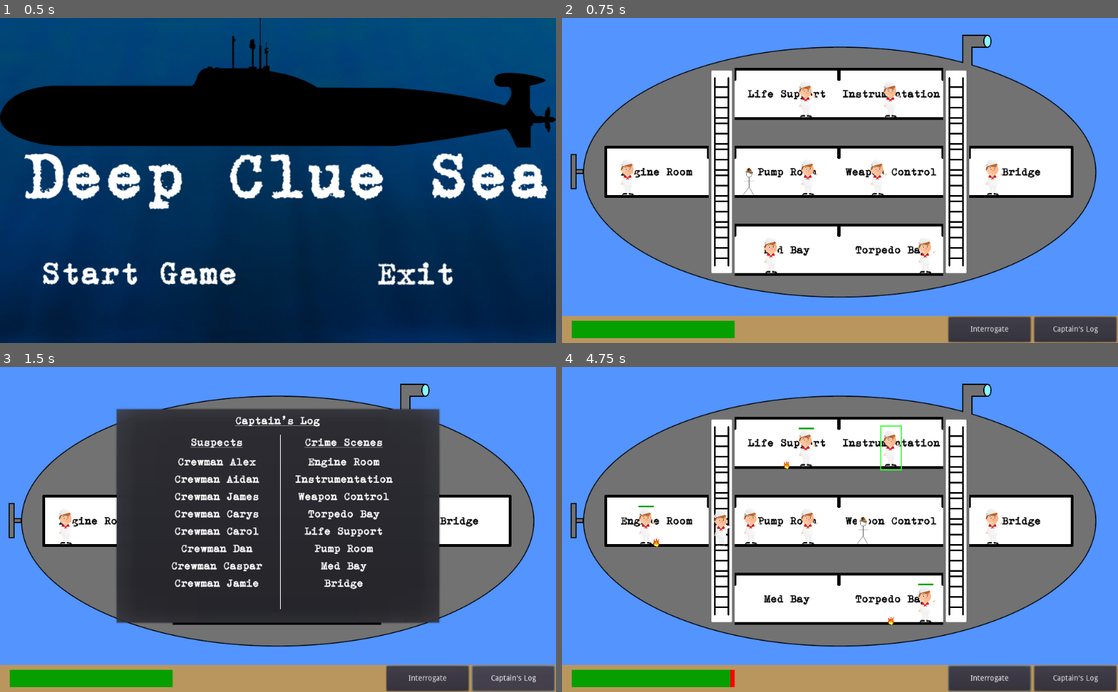
Above: before the commit, frames 1-4 (two rows, left to right).
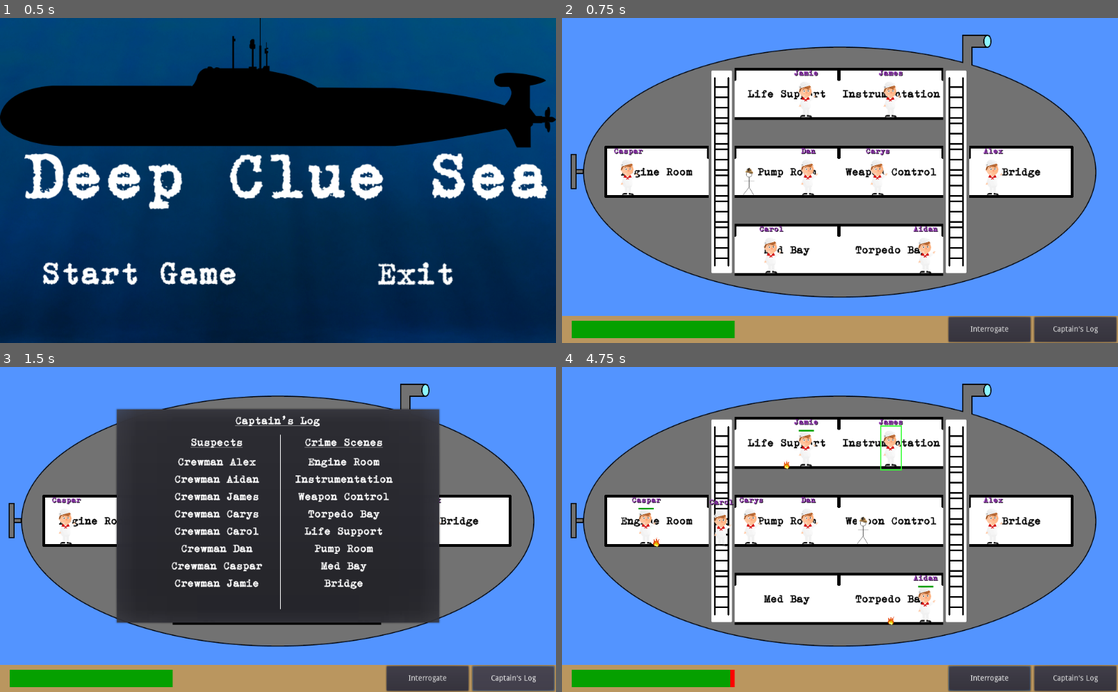
Above: after the commit, the same moments.

Repository: danielcannell/deep-clue-sea
Game: Godot game, scene res://menu/StartMenu.tscn
The game is run twice, just before and just after one commit, with the same random seed, the same clock (stepped at 60 frames per second) and the same inputs.
Inputs (mouse positions are in pixels of both pictures, inside the frame that each line leads up to):
- Up to frame 1 (0.5 s): no input
- Up to frame 2 (0.75 s): click (701, 274) at 0.5 s
- Up to frame 3 (1.5 s): click "Captain's Log" at 1.25 s
- Up to frame 4 (4.75 s): click "Interrogate" at 2 s; tap Enter at 2.75 s; move the mouse to (656, 519) at 2.77 s; hold D (move_right) 2.78-4.28 s; click (656, 519) at 2.92 s; tap W (jump) at 3.02, 3.77 s; move the mouse to (890, 441) at 3.52 s; click (890, 441) at 3.67 s; move the mouse to (890, 519) at 4.27 s; hold A (move_left) from 4.28 s (still down); click (890, 519) at 4.42 s

Frame 1 is identical in both runs. In frame 2, 0.4% of the frame differs, in the area x 9-80%, y 16-66%; in frame 3, less than 0.1%; in frame 4, 0.6%, in the area x 12-80%, y 16-68%.

Commit message:
Add nameplates, rename font

Diff:
--- /dev/null
+++ b/External Resources/Fonts/GNUTypewriter14pt.tres
@@ -0,0 +1,11 @@
+[gd_resource type="DynamicFont" load_steps=2 format=2]
+
+[ext_resource path="res://External Resources/Fonts/gtw.ttf" type="DynamicFontData" id=1]
+
+[resource]
+
+size = 14
+use_mipmaps = false
+use_filter = false
+font_data = ExtResource( 1 )
+_sections_unfolded = [ "Font", "Resource", "Settings" ]
--- a/GameOver.tscn
+++ b/GameOver.tscn
@@ -2,7 +2,8 @@
 
 [ext_resource path="res://GameOver.gd" type="Script" id=1]
 [ext_resource path="res://External Resources/Fonts/GNUTypewriter72pt.tres" type="DynamicFont" id=2]
-[ext_resource path="res://External Resources/Fonts/GNUTypewriter48pt.tres" type="DynamicFont" id=3]
+[ext_resource path="res://External Resources/Fonts/GNUTypewriter20pt.tres" type="DynamicFont" id=3]
+
 
 [node name="Container" type="Container" index="0"]
 
--- a/WinScreen.tscn
+++ b/WinScreen.tscn
@@ -2,7 +2,8 @@
 
 [ext_resource path="res://WinScreen.gd" type="Script" id=1]
 [ext_resource path="res://External Resources/Fonts/GNUTypewriter72pt.tres" type="DynamicFont" id=2]
-[ext_resource path="res://External Resources/Fonts/GNUTypewriter48pt.tres" type="DynamicFont" id=3]
+[ext_resource path="res://External Resources/Fonts/GNUTypewriter20pt.tres" type="DynamicFont" id=3]
+
 
 [node name="Container" type="Container"]
 
--- a/crewmen/Crewman.gd
+++ b/crewmen/Crewman.gd
@@ -13,7 +13,7 @@
 signal clicked(c)
 
 # Each crewman has a name, and is the traitor or not
-var crew_name = null
+var crew_name = null setget set_crewname
 var traitor = false
 var hitpoints = Globals.CREW_MAX_HITPOINTS
 var happiness = 1.0
@@ -40,6 +40,10 @@
 
 func _ready():
     deselect()
+
+func set_crewname(txt):
+    crew_name = txt
+    get_node("Nameplate").text = txt
 
 func get_random_pos_in_room(room):
     return room.centre_position() + Vector2(rand_range(-85, 85), 0)
--- a/crewmen/Crewman.tscn
+++ b/crewmen/Crewman.tscn
@@ -1,9 +1,10 @@
-[gd_scene load_steps=7 format=2]
+[gd_scene load_steps=8 format=2]
 
 [ext_resource path="res://crewmen/Crewman.gd" type="Script" id=1]
 [ext_resource path="res://External Resources/Images/sailor.png" type="Texture" id=2]
 [ext_resource path="res://crewmen/pathplanner.gd" type="Script" id=3]
 [ext_resource path="res://crewmen/Healthbar.gd" type="Script" id=4]
+[ext_resource path="res://External Resources/Fonts/GNUTypewriter14pt.tres" type="DynamicFont" id=5]
 
 [sub_resource type="SpriteFrames" id=1]
 
@@ -20,7 +21,7 @@
 radius = 65.0
 height = 250.0
 
-[node name="Crewman" type="Area2D"]
+[node name="Crewman" type="Area2D" index="0"]
 
 input_pickable = true
 gravity_vec = Vector2( 0, 1 )
@@ -64,7 +65,7 @@
 
 [node name="Healthbar" type="Node2D" parent="." index="4"]
 
-position = Vector2( 0, -72 )
+position = Vector2( 0, -68 )
 script = ExtResource( 4 )
 _sections_unfolded = [ "Transform" ]
 __meta__ = {
@@ -107,4 +108,30 @@
 color = Color( 0.0196533, 0.628906, 0, 1 )
 _sections_unfolded = [ "Rect" ]
 
+[node name="Nameplate" type="Label" parent="." index="5"]
+
+anchor_left = 0.0
+anchor_top = 0.0
+anchor_right = 0.0
+anchor_bottom = 0.0
+margin_left = -42.0
+margin_top = -93.0
+margin_right = 42.0
+margin_bottom = -65.0
+rect_pivot_offset = Vector2( 0, 0 )
+rect_clip_content = false
+mouse_filter = 2
+mouse_default_cursor_shape = 0
+size_flags_horizontal = 1
+size_flags_vertical = 4
+custom_fonts/font = ExtResource( 5 )
+custom_colors/font_color = Color( 0.588437, 0.217361, 0.722656, 1 )
+custom_colors/font_color_shadow = Color( 0, 0, 0, 1 )
+text = "Michael"
+align = 1
+percent_visible = 1.0
+lines_skipped = 0
+max_lines_visible = -1
+_sections_unfolded = [ "custom_colors", "custom_fonts" ]
+
 [connection signal="hitpoints_update" from="." to="Healthbar" method="_on_Crewman_hitpoints_update"]
--- a/hud/LogEntry.tscn
+++ b/hud/LogEntry.tscn
@@ -1,7 +1,8 @@
 [gd_scene load_steps=3 format=2]
 
 [ext_resource path="res://hud/LogEntry.gd" type="Script" id=1]
-[ext_resource path="res://External Resources/Fonts/GNUTypewriter48pt.tres" type="DynamicFont" id=2]
+[ext_resource path="res://External Resources/Fonts/GNUTypewriter20pt.tres" type="DynamicFont" id=2]
+
 
 [node name="Container" type="CenterContainer"]
 
--- a/hud/LogPopup.tscn
+++ b/hud/LogPopup.tscn
@@ -1,7 +1,8 @@
 [gd_scene load_steps=3 format=2]
 
 [ext_resource path="res://hud/LogPopup.gd" type="Script" id=1]
-[ext_resource path="res://External Resources/Fonts/GNUTypewriter48pt.tres" type="DynamicFont" id=2]
+[ext_resource path="res://External Resources/Fonts/GNUTypewriter20pt.tres" type="DynamicFont" id=2]
+
 
 [node name="LogWindow" type="PopupDialog"]
 
--- a/room/Room.tscn
+++ b/room/Room.tscn
@@ -2,7 +2,8 @@
 
 [ext_resource path="res://room/Room.gd" type="Script" id=1]
 [ext_resource path="res://submarine/fire.png" type="Texture" id=2]
-[ext_resource path="res://External Resources/Fonts/GNUTypewriter48pt.tres" type="DynamicFont" id=3]
+[ext_resource path="res://External Resources/Fonts/GNUTypewriter20pt.tres" type="DynamicFont" id=3]
+
 
 [sub_resource type="RectangleShape2D" id=1]
 
Renamed: External Resources/Fonts/GNUTypewriter48pt.tres -> External Resources/Fonts/GNUTypewriter20pt.tres
